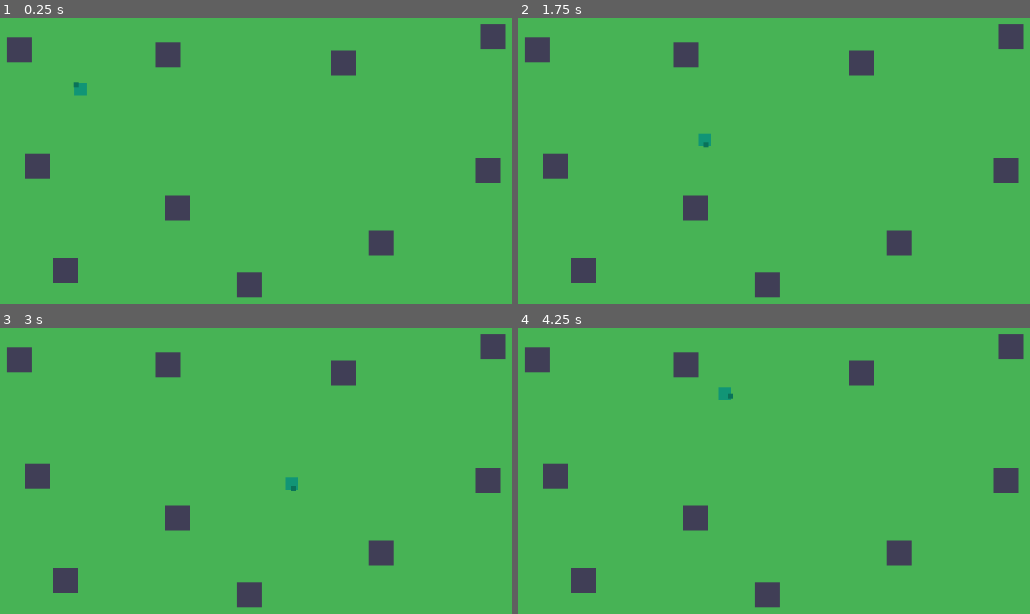
Above: before the commit, frames 1-4 (two rows, left to right).
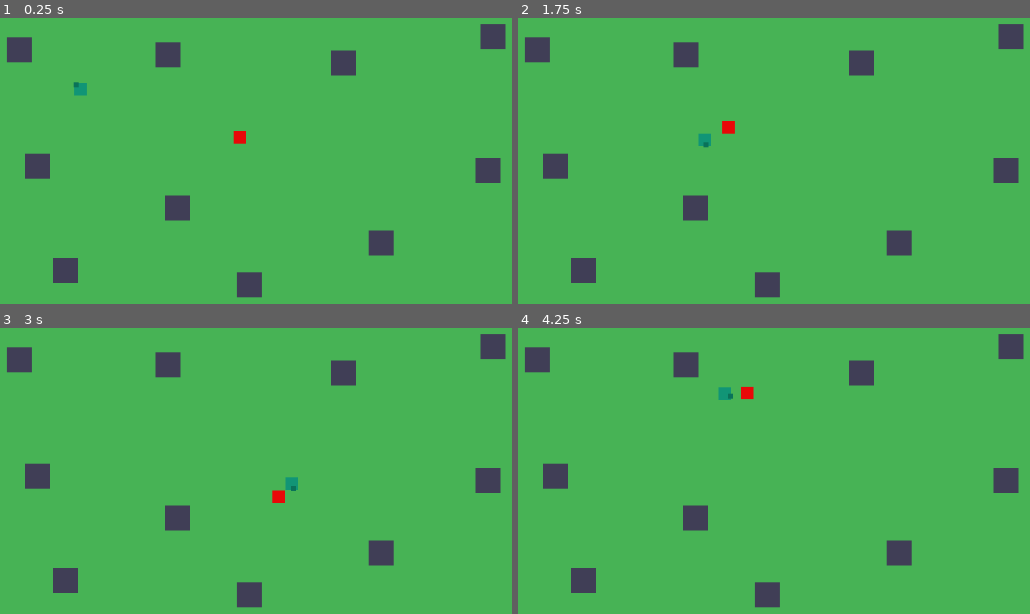
Above: after the commit, the same moments.

Repository: arget4me/TryingToStop
Game: Godot game, scene res://Scenes/SampleScene.tscn
Same seed, same stepped clock (60 frames per second), same inputs: the game is played once before the commit and once after it.
Inputs (mouse positions are in pixels of both pictures, inside the frame that each line leads up to):
- Up to frame 1 (0.25 s): no input
- Up to frame 2 (1.75 s): tap Enter at 0.5 s; move the mouse to (outside the picture) at 0.52 s; hold Right (ui_right) 0.53-1.28 s; click (outside the picture) at 0.67 s; tap Space at 1.25 s; move the mouse to (738, 255) at 1.27 s; hold Down (ui_down) from 1.28 s (still down)
- Up to frame 3 (3 s): move the mouse to (455, 445) at 2.02 s; release Down (ui_down) at 2.03 s; hold Right (ui_right) 2.03-2.78 s; tap Enter at 2.75 s; move the mouse to (outside the picture) at 2.77 s; hold Up (ui_up) from 2.78 s (still down); click (outside the picture) at 2.92 s
- Up to frame 4 (4.25 s): move the mouse to (outside the picture) at 3.52 s; release Up (ui_up) at 3.53 s; hold Left (ui_left) from 3.53 s (still down)

The runs differ from the first frame. In frame 1, 0.1% of the frame differs, in the area x 45-49%, y 39-45%; in frame 2, 0.1%; in frame 3, 0.1%; in frame 4, 0.1%.

Commit message:
Enemy entity

Diff:
--- /dev/null
+++ b/GrandTale/Scenes/Enemy.gd
@@ -0,0 +1,27 @@
+extends KinematicBody2D
+class_name Enemy
+
+export(float) var WalkSpeed = 300.0
+export(float) var WalkAcc = 8.0
+export(float) var WalkFriction = 0.05
+
+var Velocity = Vector2.ZERO
+var PlayerDir = Vector2.ZERO
+var Player: Node
+
+func _on_Area2D_body_entered(body):
+	if body.name == "Player":
+		Player = body
+
+func _on_Area2D_body_exited(body):
+	if body.name == "Player":
+		Player = null
+
+func _process(delta):
+	if Player != null:
+		PlayerDir = (Player.global_position - global_position).normalized()
+	Velocity = lerp(Velocity, PlayerDir * WalkSpeed, WalkAcc * delta)
+
+func _physics_process(_delta):
+	Velocity = move_and_slide(Velocity)
+	Velocity = lerp(Velocity, Vector2.ZERO, WalkFriction)
--- /dev/null
+++ b/GrandTale/Scenes/Enemy.tscn
@@ -0,0 +1,29 @@
+[gd_scene load_steps=4 format=2]
+
+[ext_resource path="res://Scenes/Enemy.gd" type="Script" id=1]
+
+[sub_resource type="RectangleShape2D" id=1]
+
+[sub_resource type="CircleShape2D" id=2]
+radius = 100.0
+
+[node name="Enemy" type="KinematicBody2D"]
+script = ExtResource( 1 )
+
+[node name="EnemyCollision" type="CollisionShape2D" parent="."]
+shape = SubResource( 1 )
+
+[node name="ColorRect" type="ColorRect" parent="."]
+margin_left = -10.0
+margin_top = -10.0
+margin_right = 10.0
+margin_bottom = 10.0
+color = Color( 0.913725, 0.0352941, 0.0352941, 1 )
+
+[node name="Area2D" type="Area2D" parent="."]
+
+[node name="AggroRangeCollision" type="CollisionShape2D" parent="Area2D"]
+shape = SubResource( 2 )
+
+[connection signal="body_entered" from="Area2D" to="." method="_on_Area2D_body_entered"]
+[connection signal="body_exited" from="Area2D" to="." method="_on_Area2D_body_exited"]
--- a/GrandTale/Scenes/SampleScene.tscn
+++ b/GrandTale/Scenes/SampleScene.tscn
@@ -1,7 +1,8 @@
-[gd_scene load_steps=3 format=2]
+[gd_scene load_steps=4 format=2]
 
 [ext_resource path="res://Scenes/Player.tscn" type="PackedScene" id=1]
 [ext_resource path="res://Scenes/Rock.tscn" type="PackedScene" id=2]
+[ext_resource path="res://Scenes/Enemy.tscn" type="PackedScene" id=3]
 
 [node name="SampleScene" type="Node2D"]
 
@@ -37,3 +38,6 @@
 
 [node name="Rock10" parent="." instance=ExtResource( 2 )]
 position = Vector2( 816, 260 )
+
+[node name="Enemy" parent="." instance=ExtResource( 3 )]
+position = Vector2( 419, 207 )
--- a/GrandTale/Scripts/Player.gd
+++ b/GrandTale/Scripts/Player.gd
@@ -40,6 +40,6 @@
 	WantedVelocity = WantedVelocity.normalized() * WalkSpeed
 	Velocity = lerp(Velocity, WantedVelocity, WalkAcc * delta)
 
-func _physics_process(delta):
+func _physics_process(_delta):
 	Velocity = move_and_slide(Velocity)
 	Velocity = lerp(Velocity, Vector2.ZERO, WalkFriction)
--- a/GrandTale/project.godot
+++ b/GrandTale/project.godot
@@ -10,11 +10,17 @@
 
 _global_script_classes=[ {
 "base": "KinematicBody2D",
+"class": "Enemy",
+"language": "GDScript",
+"path": "res://Scenes/Enemy.gd"
+}, {
+"base": "KinematicBody2D",
 "class": "Player",
 "language": "GDScript",
 "path": "res://Scripts/Player.gd"
 } ]
 _global_script_class_icons={
+"Enemy": "",
 "Player": ""
 }
 
